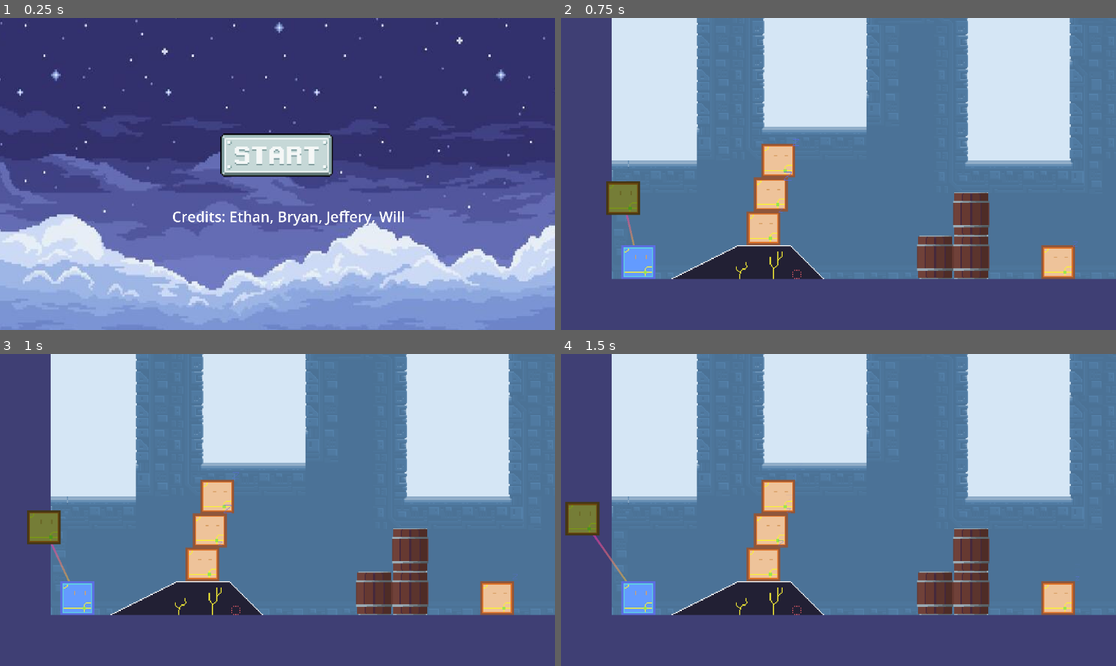
Above: before the commit, frames 1-4 (two rows, left to right).
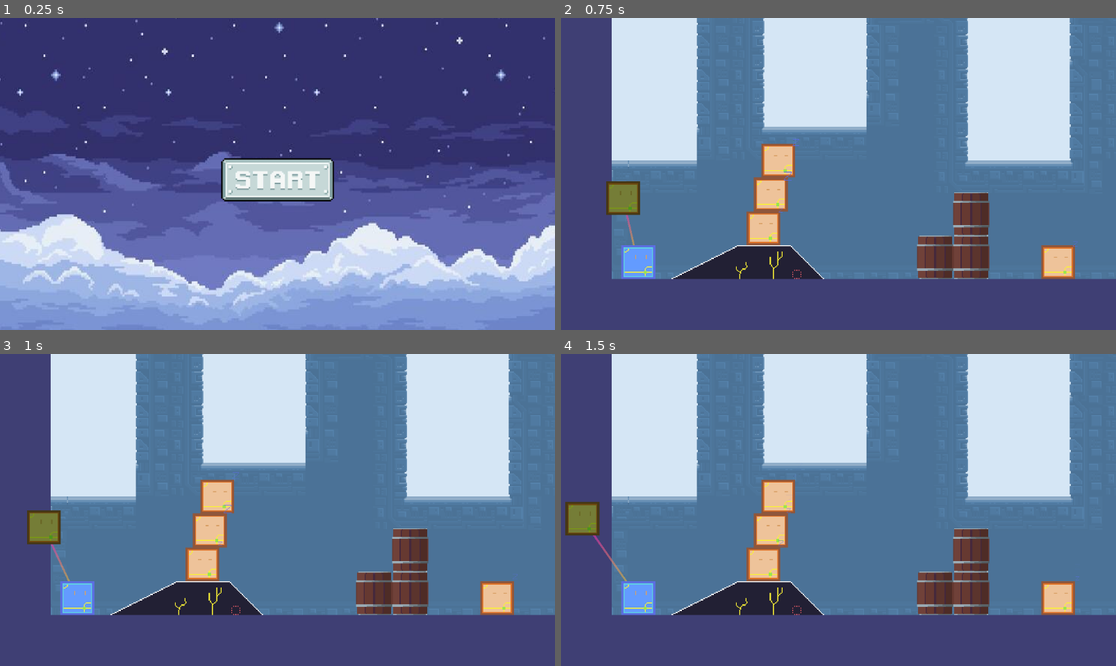
Above: after the commit, the same moments.

Repository: jeffrey-22/cissa-game-jam
Game: Godot game, scene res://scene/level/starting_screen.tscn
Two runs of this game, one before a commit and one after it. Both use one fixed random seed, a clock stepped at 60 frames per second and the inputs below.
Inputs (mouse positions are in pixels of both pictures, inside the frame that each line leads up to; where the layout moved, square brackets give the same spot in the first picture):
- Up to frame 1 (0.25 s): no input
- Up to frame 2 (0.75 s): click (838, 180) [838, 155] at 0.5 s
- Up to frame 3 (1 s): no input
- Up to frame 4 (1.5 s): drag from (638, 597) to (588, 522) at 1.27 s

The runs differ from the first frame. In frame 1, 4.6% of the frame differs, in the area x 31-73%, y 36-67%; in frame 2, nothing differs; in frame 3, nothing differs; in frame 4, nothing differs.

Commit message:
removed credit labels :/

Diff:
--- a/scene/level/starting_screen.tscn
+++ b/scene/level/starting_screen.tscn
@@ -14,10 +14,10 @@
 [node name="TextureButton" type="TextureButton" parent="Camera2D"]
 z_index = 1
 custom_minimum_size = Vector2(1, 1)
-offset_left = -407.0
-offset_top = -287.0
-offset_right = 394.0
-offset_bottom = 25.0
+offset_left = -400.0
+offset_top = -116.0
+offset_right = 401.0
+offset_bottom = 196.0
 texture_normal = ExtResource("2_io7iy")
 texture_pressed = ExtResource("3_dhb7d")
 stretch_mode = 5
@@ -26,14 +26,16 @@
 position = Vector2(32, 26)
 scale = Vector2(5.19875, 5.9825)
 texture = ExtResource("4_io7iy")
+metadata/_edit_lock_ = true
 
 [node name="Label" type="Label" parent="."]
-offset_left = -729.0
-offset_top = 225.0
-offset_right = 882.0
-offset_bottom = 657.0
+visible = false
+offset_left = -818.0
+offset_top = 1062.0
+offset_right = 807.0
+offset_bottom = 1494.0
 theme_override_font_sizes/font_size = 100
-text = "Credits: Ethan, Bryan, Jeffery, Will"
+text = "Makers: Ethan, Bryan, Jeffery, Will"
 
 [connection signal="pressed" from="Camera2D/TextureButton" to="." method="_on_texture_button_pressed"]
 [connection signal="ready" from="Camera2D/TextureButton" to="." method="_on_texture_button_ready"]
Not shown: 1 places in scene/level/starting_screen.tscn that only renumber resources
